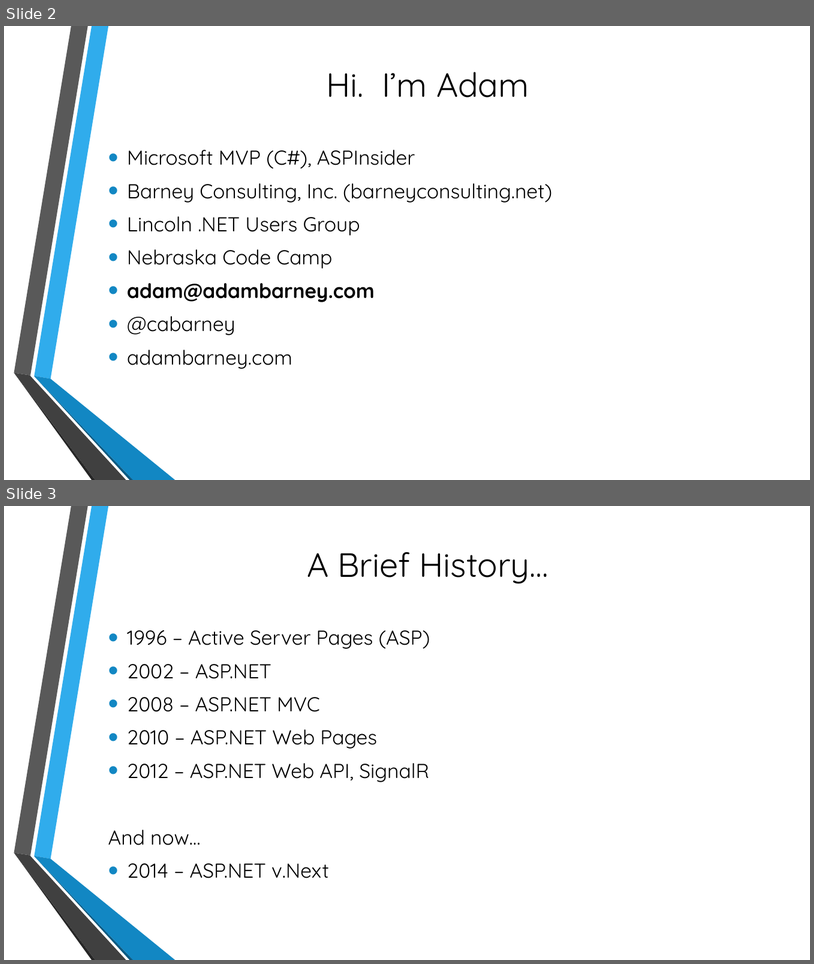
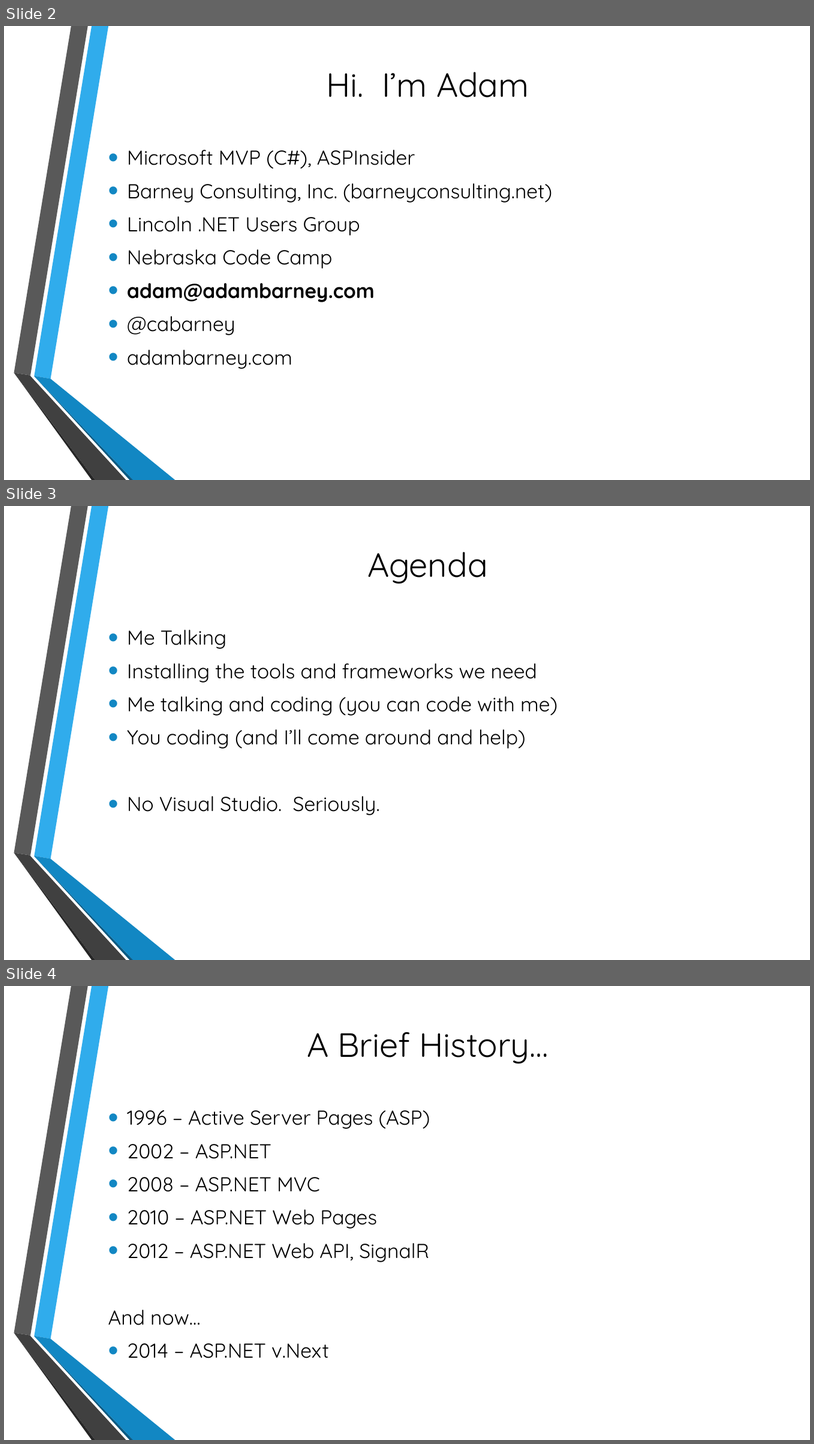
Before and after one commit to cabarney/ASP.NET-v.Next-Talk, a slide deck: Getting to Know ASP.pptx. Shown one above the other, each under a label of ours: slides 2 and 3 before the commit, slides 2, 3 and 4 after it. The pictures are 814x964 and 814x1444 pixels, drawn with LibreOffice and Linux fonts; fonts in the diff are those of the drawing; background and template pictures are left out. Boxes give left, top, right and bottom in pixels: in the first picture for what was removed or moved away, otherwise in the second. Text is boxed around its words. In the diff, an @@ line names an element or a change of style, - is before the commit and + after.

```diff
--- a/Getting to Know ASP.pptx
+++ b/Getting to Know ASP.pptx
@@ slide 3 added at <box>4,506,810,960</box>, background picture (left out); not listed: 6 template elements that a slide beside it also shows @@
@@ title added at <box>368,552,488,584</box>, 40 pt, text #000000 @@
+Agenda
@@ text added at <box>127,630,558,815</box>, 24 pt, text #000000 @@
+• Me Talking
+• Installing the tools and frameworks we need
+• Me talking and coding (you can code with me)
+• You coding (and I’ll come around and help)
+• No Visual Studio. Seriously.
@@ what was slide 3 is now slide 4 @@
```
Also in this commit, not shown: 3 slides changed, 3 other slides added, 1 slide removed, 50 other files.
